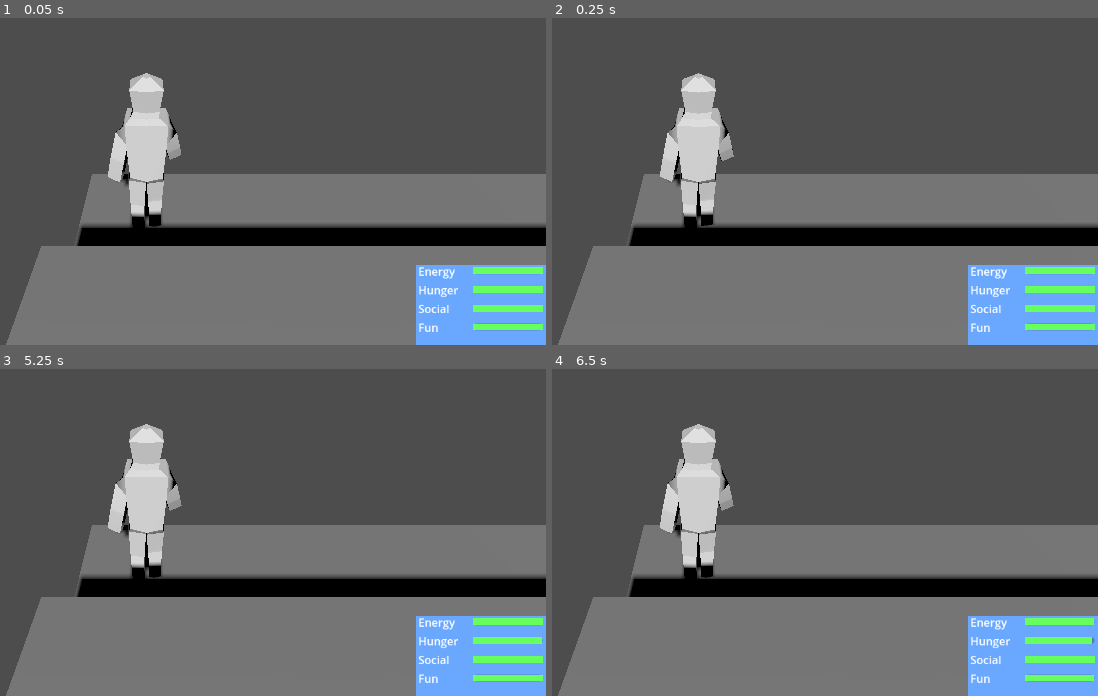
Above: before the commit, frames 1-4 (two rows, left to right).
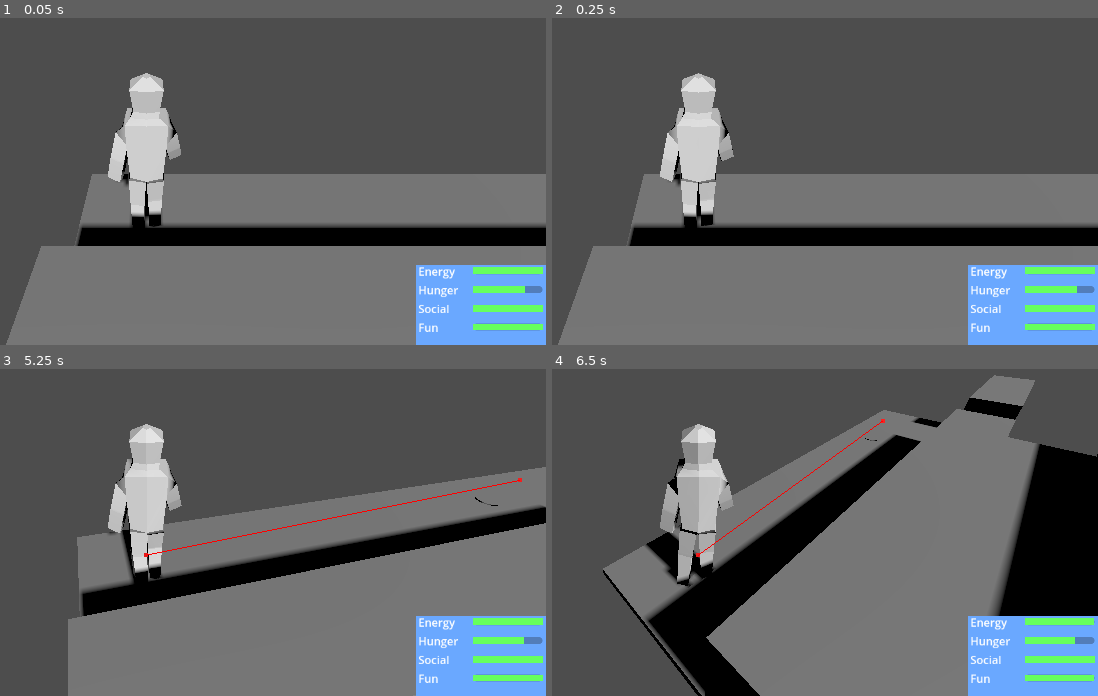
Above: after the commit, the same moments.

Repository: MatthewGriffin/Simulants
Game: Godot game, scene res://Levels/Main.tscn
Same seed, same stepped clock (60 frames per second), same inputs: the game is played once before the commit and once after it.
Inputs:
- Up to frame 1 (0.05 s): no input
- Up to frame 2 (0.25 s): no input
- Up to frame 3 (5.25 s): tap Enter at 0.5, 2, 3.5 s; hold E (Turn_Right) 0.53-1.28 s; tap Space at 1.25, 2.75, 4.25 s; hold Q (Turn_Left) 1.28-2.03 s; hold E (Turn_Right) 2.03-3.53 s; hold Q (Turn_Left) from 3.53 s (still down)
- Up to frame 4 (6.5 s): release Q (Turn_Left) at 5.78 s; hold E (Turn_Right) from 5.78 s (still down)

The runs differ from the first frame. In frame 1, less than 0.1% of the frame differs, in the area x 96-100%, y 81-85%; in frame 2, less than 0.1%; in frame 3, 18%; in frame 4, 40%, in the area x 1-100%, y 1-100%.

Commit message:
Implemented Interactables
Implemented Interactables and logic for ai to go to and use them when required

Diff:
--- a/GUI/Simulants/SimulantNeeds_GUI.tscn
+++ b/GUI/Simulants/SimulantNeeds_GUI.tscn
@@ -15,6 +15,7 @@
 offset_bottom = -118.64
 
 [node name="MainCont" type="VBoxContainer" parent="."]
+layout_mode = 0
 offset_left = -194.0
 offset_top = -118.0
 offset_right = 6.0
--- a/Levels/Main.tscn
+++ b/Levels/Main.tscn
@@ -1,12 +1,13 @@
-[gd_scene load_steps=13 format=3 uid="uid://c5bsikf213cly"]
+[gd_scene load_steps=14 format=3 uid="uid://c5bsikf213cly"]
 
 [ext_resource type="PackedScene" uid="uid://ci07pg4q220of" path="res://Scenes/Simulant/Simulant.tscn" id="1_7n2j6"]
 [ext_resource type="Script" path="res://Scripts/Controllers/GameController.gd" id="1_m82yc"]
-[ext_resource type="PackedScene" uid="uid://clyrnyi8bfnnm" path="res://Scenes/Interactables/Fridge/FridgeFreezer.tscn" id="2_0p6g6"]
+[ext_resource type="PackedScene" uid="uid://clyrnyi8bfnnm" path="res://Scenes/Interactables/FridgeFreezers/FridgeFreezer.tscn" id="2_0p6g6"]
+[ext_resource type="PackedScene" uid="uid://ykebs5540sc0" path="res://Scenes/Interactables/Food/PlateOfFood.tscn" id="4_mv8n6"]
 
 [sub_resource type="NavigationMesh" id="NavigationMesh_sg8ex"]
-vertices = PackedVector3Array(3.85, 0.45, 3.25, 4.6, 0.45, 3, 4.6, 0.45, 2.25, 3.35, 0.45, 2.5, 3.85, 0.45, -2.25, 4.6, 0.45, -2.5, 4.6, 0.45, -3.5, -4.65, 0.45, -3.5, -4.65, 0.45, -2.5, 3.6, 0.45, -2.25, 3.35, 0.45, -0.25, -4.65, 0.45, -0.25, -3.65, 0.45, 0.25, -3.4, 0.45, 0.25, 4.6, 0.45, 0, 3.35, 0.45, 4.75, -4.65, 0.45, 4.75, -4.65, 0.45, 5.5, 4.6, 0.45, 5.5, 3.85, 0.45, 5, -3.65, 0.45, 2, -3.15, 0.45, 2.25, -3.4, 0.45, 0.25, -3.65, 0.45, 0.25, -3.65, 0.45, 2, -4.65, 0.45, 2.5, -3.15, 0.45, 2.25, 3.35, 0.45, 4.75, 3.85, 0.45, 5, 3.85, 0.45, 3.25, 3.35, 0.45, 2.5, 3.35, 0.45, -0.25, 4.6, 0.45, 0, 3.85, 0.45, -0.5, 3.6, 0.45, -2.25, 3.35, 0.45, -0.25, 3.85, 0.45, -0.5, 3.85, 0.45, -2.25, 3.35, 0.45, 2.5, 4.6, 0.45, 2.25, -3.15, 0.45, 2.25, -4.65, 0.45, 2.5)
-polygons = [PackedInt32Array(1, 0, 2), PackedInt32Array(2, 0, 3), PackedInt32Array(4, 9, 5), PackedInt32Array(5, 9, 6), PackedInt32Array(6, 9, 8), PackedInt32Array(6, 8, 7), PackedInt32Array(12, 11, 13), PackedInt32Array(13, 11, 10), PackedInt32Array(13, 10, 14), PackedInt32Array(19, 18, 15), PackedInt32Array(15, 18, 16), PackedInt32Array(16, 18, 17), PackedInt32Array(23, 22, 20), PackedInt32Array(20, 22, 21), PackedInt32Array(26, 25, 24), PackedInt32Array(28, 27, 29), PackedInt32Array(29, 27, 30), PackedInt32Array(32, 31, 33), PackedInt32Array(37, 36, 34), PackedInt32Array(34, 36, 35), PackedInt32Array(39, 38, 40), PackedInt32Array(40, 38, 41)]
+vertices = PackedVector3Array(3.85, 0.45, 3.25, 4.6, 0.45, 3, 4.6, 0.45, 2.25, 3.6, 0.45, 2.75, 3.85, 0.45, -2.25, 4.6, 0.45, -2.5, 4.6, 0.45, -3.5, -4.65, 0.45, -3.5, -4.65, 0.45, -2.5, 3.6, 0.45, -2.25, 3.35, 0.45, 4.75, -3.15, 0.45, 4.75, -3.15, 0.45, 5.5, 4.6, 0.45, 5.5, 3.85, 0.45, 5, 3.85, 0.45, -0.5, 3.85, 0.45, -2.25, 3.6, 0.45, -2.25, 3.35, 0.45, -0.25, 3.35, 0.45, -0.25, 4.6, 0.45, 0, 3.85, 0.45, -0.5, 3.35, 0.45, 4.75, 3.85, 0.45, 5, 3.85, 0.45, 3.25, 3.6, 0.45, 2.75, -3.4, 0.45, 0.25, 4.6, 0.45, 0, 3.35, 0.45, -0.25, -4.65, 0.45, -0.25, -3.65, 0.45, 0.25, -3.65, 0.45, 2, -4.65, 0.45, 2.5, -3.15, 0.45, 2.25, 3.6, 0.45, 2.75, 4.6, 0.45, 2.25, -3.15, 0.45, 2.25, -4.65, 0.45, 2.5, -3.65, 0.45, 2, -3.15, 0.45, 2.25, -3.4, 0.45, 0.25, -3.65, 0.45, 0.25)
+polygons = [PackedInt32Array(0, 3, 1), PackedInt32Array(1, 3, 2), PackedInt32Array(4, 9, 5), PackedInt32Array(5, 9, 6), PackedInt32Array(6, 9, 8), PackedInt32Array(6, 8, 7), PackedInt32Array(14, 13, 10), PackedInt32Array(10, 13, 11), PackedInt32Array(11, 13, 12), PackedInt32Array(16, 15, 17), PackedInt32Array(17, 15, 18), PackedInt32Array(20, 19, 21), PackedInt32Array(23, 22, 24), PackedInt32Array(24, 22, 25), PackedInt32Array(30, 29, 26), PackedInt32Array(26, 29, 28), PackedInt32Array(26, 28, 27), PackedInt32Array(33, 32, 31), PackedInt32Array(35, 34, 36), PackedInt32Array(36, 34, 37), PackedInt32Array(41, 40, 38), PackedInt32Array(38, 40, 39)]
 geometry_parsed_geometry_type = 1
 
 [sub_resource type="BoxMesh" id="BoxMesh_1l2sh"]
@@ -130,7 +131,10 @@
 [node name="Interactables" type="Node3D" parent="Geometry/NavigationRegion3D"]
 
 [node name="Interactable" parent="Geometry/NavigationRegion3D/Interactables" instance=ExtResource("2_0p6g6")]
-transform = Transform3D(1, 0, 0, 0, 1, 0, 0, 0, 1, -4.2, 0, 5.1)
+transform = Transform3D(-4.37114e-08, 0, 1, 0, 1, 0, -1, 0, -4.37114e-08, -4.2, 0, 5.1)
+
+[node name="PlateOfFood" parent="Geometry/NavigationRegion3D/Interactables" instance=ExtResource("4_mv8n6")]
+transform = Transform3D(1, 0, 0, 0, 1, 0, 0, 0, 1, 2.1, 0.1, -3.3)
 
 [node name="Simulants" type="Node3D" parent="."]
 
--- a/Models/Simulants/dummy_scene.tscn
+++ b/Models/Simulants/dummy_scene.tscn
@@ -87,15 +87,15 @@
 [node name="dummy" instance=ExtResource("1_507xh")]
 
 [node name="Skeleton3D" parent="Armature" index="0"]
-bones/1/position = Vector3(3.05483e-05, 0.89165, -2.292e-08)
-bones/2/rotation = Quaternion(-0.118331, 0.0360549, -0.986861, 0.10394)
-bones/3/rotation = Quaternion(-0.0646071, -0.000826656, -0.00529204, 0.997896)
-bones/6/rotation = Quaternion(-0.181368, 0.0336428, 0.976724, 0.109469)
-bones/7/rotation = Quaternion(-0.0658669, 0.000302103, 0.0044171, 0.997819)
-bones/8/rotation = Quaternion(-0.00937684, -0.000518242, 0.99993, 0.00723891)
-bones/9/rotation = Quaternion(0.289768, 0.0232786, -0.0339431, 0.956212)
-bones/10/rotation = Quaternion(0.00865561, -0.0457178, 0.998849, -0.0116387)
-bones/11/rotation = Quaternion(0.0546168, -0.00100409, 0.0138102, 0.998411)
+bones/1/position = Vector3(3.05484e-05, 0.889953, -2.29299e-08)
+bones/2/rotation = Quaternion(-0.116689, -0.074493, -0.984496, 0.107712)
+bones/3/rotation = Quaternion(-0.064157, -0.000925174, -0.00545455, 0.997925)
+bones/6/rotation = Quaternion(-0.173912, -0.02543, 0.976603, 0.123914)
+bones/7/rotation = Quaternion(-0.0656114, 0.000363951, 0.00450853, 0.997835)
+bones/8/rotation = Quaternion(-0.00229615, -0.0776234, 0.996979, -0.00166509)
+bones/9/rotation = Quaternion(0.166193, 0.0105499, -0.0199061, 0.985836)
+bones/10/rotation = Quaternion(0.00126645, 0.0480554, 0.998844, 0.000665547)
+bones/11/rotation = Quaternion(0.0744068, -4.6685e-05, 0.011069, 0.997167)
 
 [node name="AnimationPlayer" parent="." index="1"]
 libraries = {
--- a/Scenes/Interactables/Base_Interactable.tscn
+++ b/Scenes/Interactables/Base_Interactable.tscn
@@ -9,3 +9,5 @@
 [node name="CollisionShape3D" type="CollisionShape3D" parent="InteractableMesh/StaticBody3D"]
 
 [node name="InteractionPoints" type="Node3D" parent="."]
+
+[node name="Point1" type="Node3D" parent="InteractionPoints"]
--- /dev/null
+++ b/Scenes/Interactables/Food/PlateOfFood.gd
@@ -0,0 +1,14 @@
+extends Base_Interactable
+
+class_name Interactable_PlateOfFood
+
+func Setup(simulant:Simulant):
+	super(simulant)
+	Activities = [
+		Activity.new().Setup("Eat plate of food", SimulantSettings.TYPE_HUNGER, [
+			simulant.SetTarget.bind(Node_InteractPoints[randi() % Node_InteractPoints.size()])
+			,simulant.AtTarget
+			,simulant._SimulantNeeds.UpdateNeed.bind(SimulantSettings.TYPE_HUNGER, FoodDict.FOOD_SNACK)
+			,queue_free
+		], FoodDict.FOOD_SNACK)
+	]
--- /dev/null
+++ b/Scenes/Interactables/Food/PlateOfFood.tscn
@@ -0,0 +1,34 @@
+[gd_scene load_steps=5 format=3 uid="uid://ykebs5540sc0"]
+
+[ext_resource type="PackedScene" uid="uid://b3octd2d2xbar" path="res://Scenes/Interactables/Base_Interactable.tscn" id="1_0o7eq"]
+[ext_resource type="Script" path="res://Scenes/Interactables/Food/PlateOfFood.gd" id="2_n7q27"]
+
+[sub_resource type="CylinderMesh" id="CylinderMesh_utr0q"]
+
+[sub_resource type="CylinderShape3D" id="CylinderShape3D_ms2lx"]
+
+[node name="PlateOfFood" instance=ExtResource("1_0o7eq")]
+script = ExtResource("2_n7q27")
+
+[node name="InteractableMesh" parent="." index="0"]
+transform = Transform3D(0.3, 0, 0, 0, 0.01, 0, 0, 0, 0.3, 0, 0, 0)
+mesh = SubResource("CylinderMesh_utr0q")
+
+[node name="StaticBody3D" parent="InteractableMesh" index="0"]
+collision_layer = 0
+collision_mask = 0
+
+[node name="CollisionShape3D" parent="InteractableMesh/StaticBody3D" index="0"]
+shape = SubResource("CylinderShape3D_ms2lx")
+
+[node name="Point1" parent="InteractionPoints" index="0"]
+transform = Transform3D(1, 0, 0, 0, 1, 0, 0, 0, 1, 0, 0, 0.5)
+
+[node name="Point2" type="Node3D" parent="InteractionPoints" index="1"]
+transform = Transform3D(1, 0, 0, 0, 1, 0, 0, 0, 1, -0.5, 0, 0)
+
+[node name="Point3" type="Node3D" parent="InteractionPoints" index="2"]
+transform = Transform3D(1, 0, 0, 0, 1, 0, 0, 0, 1, 0, 0, -0.5)
+
+[node name="Point4" type="Node3D" parent="InteractionPoints" index="3"]
+transform = Transform3D(1, 0, 0, 0, 1, 0, 0, 0, 1, 0.5, 0, 0)
--- a/Scenes/Interactables/Fridge/FridgeFreezer.tscn
+++ b/Scenes/Interactables/FridgeFreezers/FridgeFreezer.tscn
@@ -17,5 +17,5 @@
 [node name="CollisionShape3D" parent="InteractableMesh/StaticBody3D" index="0"]
 shape = SubResource("BoxShape3D_2e16i")
 
-[node name="InteractionPoints" parent="." index="1"]
+[node name="Point1" parent="InteractionPoints" index="0"]
 transform = Transform3D(1, 0, 0, 0, 1, 0, 0, 0, 1, 0, 0, 1)
--- a/Scripts/Controllers/GameController.gd
+++ b/Scripts/Controllers/GameController.gd
@@ -7,7 +7,22 @@
 
 # Called when the node enters the scene tree for the first time.
 func _ready():
-	CurrentSimulant.Setup()
+	CurrentSimulant.Setup(self)
 	var GUI = GUI_Scene.instantiate()
 	add_child(GUI)
 	GUI.Setup(self)
+	SetupInteractables()
+
+func SetupInteractables():
+	var interactables = GetInteractables()
+	for interactable in interactables:
+		interactable.Setup(CurrentSimulant)
+
+func GetInteractables()->Array[Base_Interactable]:
+	var interactables: Array[Base_Interactable] = []
+	var _varients = Node_Interactables.get_children()
+	#Only return child elements are inherited from Base_Interactable
+	for interactable in _varients:
+		if interactable is Base_Interactable:
+			interactables.append(interactable)
+	return interactables
--- a/Scripts/Interactables/Activity.gd
+++ b/Scripts/Interactables/Activity.gd
@@ -7,8 +7,8 @@
 var Tasks:Array = []
 var Value:float = 0
 
-func Setup(name:String, need:String, tasks:Array, value:float) -> Activity:
-	Name= name
+func Setup(activityName:String, need:String, tasks:Array, value:float) -> Activity:
+	Name= activityName
 	Need = need
 	Tasks = tasks
 	Value = value
--- a/Scripts/Interactables/Base_Interactable.gd
+++ b/Scripts/Interactables/Base_Interactable.gd
@@ -2,5 +2,9 @@
 
 class_name Base_Interactable
 
-var Activities: Array = []
-@onready var Node_InteractPoints:Node3D = $InteractionPoints
+var Activities: Array[Activity] = []
+@onready var Node_InteractPoints:Array[Node] = []
+
+func Setup(_simulant:Simulant):
+	Node_InteractPoints = $InteractionPoints.get_children()
+	return
--- /dev/null
+++ b/Scripts/Interactables/Food/PlateOfFood.gd
@@ -0,0 +1,11 @@
+extends "res://Scripts/Interactables/Base_Interactable.gd"
+
+
+# Called when the node enters the scene tree for the first time.
+func _ready():
+	pass # Replace with function body.
+
+
+# Called every frame. 'delta' is the elapsed time since the previous frame.
+func _process(delta):
+	pass
--- a/Scripts/Interactables/Fridge/Interactable_FridgeFreezer.gd
+++ b/Scripts/Interactables/Fridge/Interactable_FridgeFreezer.gd
@@ -3,11 +3,16 @@
 class_name Interactable_FridgeFreezer
 
 func Setup(simulant:Simulant):
-
+	super(simulant)
 	Activities = [
 		Activity.new().Setup("Get Snack", SimulantSettings.TYPE_HUNGER, [
-			simulant.SetTarget.bind(self)
+			simulant.SetTarget.bind(Node_InteractPoints[0])
 			,simulant.AtTarget
-			,simulant.SimulantNeeds.UpdateNeed.bind(SimulantSettings.TYPE_HUNGER, SimulantSettings.SNACK_VALUE)
-		], SimulantSettings.SNACK_VALUE)
+			,simulant._SimulantNeeds.UpdateNeed.bind(SimulantSettings.TYPE_HUNGER, FoodDict.FOOD_SNACK)
+		], FoodDict.FOOD_SNACK)
+		,Activity.new().Setup("Get Meal", SimulantSettings.TYPE_HUNGER, [
+			simulant.SetTarget.bind(Node_InteractPoints[0])
+			,simulant.AtTarget
+			,simulant._SimulantNeeds.UpdateNeed.bind(SimulantSettings.TYPE_HUNGER, FoodDict.FOOD_MEAL)
+		], FoodDict.FOOD_MEAL)
 	]
--- /dev/null
+++ b/Scripts/Simulants/FoodDict.gd
@@ -0,0 +1,6 @@
+extends Node
+
+class_name FoodDict
+
+const FOOD_SNACK = 25
+const FOOD_MEAL = 75
--- a/Scripts/Simulants/SimualntNeeds.gd
+++ b/Scripts/Simulants/SimualntNeeds.gd
@@ -18,11 +18,22 @@
 
 func CreateNeedTimer(NeedToUpdate:String, amountToChangePerSecond:float):
 	var timer = Timer.new()
-	timer.timeout.connect(UpdateNeed.bind(NeedToUpdate, amountToChangePerSecond * 5))
+	timer.timeout.connect(UpdateNeed.bind(NeedToUpdate, amountToChangePerSecond * SimulantSettings.NEED_UPDATE_RATE))
 	add_child(timer)
-	timer.start(5)
+	timer.start(SimulantSettings.NEED_UPDATE_RATE)
 
 func UpdateNeed(NeedToUpdate:String, amountToChangeBy:float):
 	var need = clampf(get(NeedToUpdate) + amountToChangeBy, SimulantSettings.MIN_NEED, SimulantSettings.MAX_NEED)
 	set(NeedToUpdate, need)
 	NeedUpdated.emit(NeedToUpdate, need)
+
+func GetLowestNeed():
+	var lowestVal = [Hunger, Energy, Fun, Social].min()
+	if lowestVal == Hunger :
+		return SimulantSettings.TYPE_HUNGER
+	elif lowestVal == Energy:
+		return SimulantSettings.TYPE_ENERGY
+	elif lowestVal == Fun:
+		return SimulantSettings.TYPE_FUN
+	elif lowestVal == Social:
+		return SimulantSettings.TYPE_SOCIAL
--- a/Scripts/Simulants/Simulant.gd
+++ b/Scripts/Simulants/Simulant.gd
@@ -12,17 +12,22 @@
 # Get the gravity from the project settings to be synced with RigidBody nodes.
 var GRAVITY = ProjectSettings.get_setting("physics/3d/default_gravity")
 var _SimulantNeeds:SimulantNeeds
+var _SimulantTaskManager:SimulantTaskManager
 var Target
 
-func Setup():
+func Setup(gameController:GameController):
 	_SimulantNeeds = SimulantNeeds.new()
-	#SimulantNeeds has to be added to scene tree so that it can create timers
+	_SimulantTaskManager = SimulantTaskManager.new()
+	#These have to be added to scene tree so that it can create timers
 	add_child(_SimulantNeeds)
+	add_child(_SimulantTaskManager)
 	_SimulantNeeds.Setup()
+	_SimulantTaskManager.Setup(self, gameController)
 
 func SetTarget(target):
 	NavAgent.target_position = target.global_position
 	Target = target
+	print(Target.global_position)
 
 func _process(delta):
 	# Add the gravity.
@@ -33,7 +38,6 @@
 		var nextPoint = NavAgent.get_next_path_position()
 		var dir = global_transform.looking_at(nextPoint).basis
 		var angle = rad_to_deg(Quaternion(dir).angle_to(get_quaternion()))
-		var currentAnim = StateMachine.get_current_node()
 
 		#if point is infront then walk
 		if angle <= 45 || angle >= 315:
--- a/Scripts/Simulants/SimulantSettings.gd
+++ b/Scripts/Simulants/SimulantSettings.gd
@@ -6,7 +6,7 @@
 const MAX_NEED = 100
 
 const DEFAULT_ENERGY = 100
-const DEFAULT_HUNGER = 100
+const DEFAULT_HUNGER = 75
 const DEFAULT_SOCIAL = 100
 const DEFAULT_FUN = 100
 
@@ -15,6 +15,7 @@
 const TYPE_SOCIAL = "Social"
 const TYPE_FUN = "Fun"
 
-const SNACK_VALUE = 25
+const NEED_UPDATE_RATE = 5
+const BASE_DECAY_RATE = -.2
 
-const BASE_DECAY_RATE = -.2
+const NEED_CRITICAL = 0
--- /dev/null
+++ b/Scripts/Simulants/SimulantTaskManager.gd
@@ -0,0 +1,62 @@
+extends Node
+
+class_name SimulantTaskManager
+
+signal TasksUpdated
+
+var _Simulant:Simulant
+var _GameController:GameController
+var Tasks:Array[Dictionary]
+var TaskTimer:Timer = Timer.new()
+
+func Setup(simulant:Simulant, gameManager):
+	TasksUpdated.connect(PerformTasks)
+	_Simulant = simulant
+	_Simulant._SimulantNeeds.NeedUpdated.connect(CheckForCriticalNeeds)
+	_GameController = gameManager
+
+func CheckForCriticalNeeds(need:String, value:float):
+	#if need is critical
+	if (Tasks.is_empty() || !Tasks[0].keys()[0]) && (need == SimulantSettings.TYPE_HUNGER && value <= SimulantSettings.NEED_CRITICAL) || (need == SimulantSettings.TYPE_ENERGY && value <= SimulantSettings.NEED_CRITICAL) || (need == SimulantSettings.TYPE_SOCIAL && value <= SimulantSettings.NEED_CRITICAL) || (need == SimulantSettings.TYPE_FUN && value <= SimulantSettings.NEED_CRITICAL):
+		#add critical task to start of list
+		var bestAction = GetBestActionForNeed(need, value)
+		if bestAction != null:
+			Tasks.insert(0, { true: bestAction })
+			TasksUpdated.emit(Tasks)
+	#if nothing to do
+	elif Tasks.is_empty():
+		#get lowest need and add non critical task list
+		var lowestNeed = _Simulant._SimulantNeeds.GetLowestNeed()
+		var bestAction = GetBestActionForNeed(lowestNeed, _Simulant._SimulantNeeds.get(need))
+		if bestAction.Value != 0:
+			Tasks.append({ false: bestAction })
+			TasksUpdated.emit(Tasks)
+
+func GetBestActionForNeed(need:String, value:float)->Activity:
+	var bestActivity:Activity = Activity.new().Setup("","",[],-999)
+	var bestInteractable:Base_Interactable
+	var needFufillAmount = SimulantSettings.MAX_NEED - value
+	var interactables = _GameController.GetInteractables()
+	for interactable in interactables:
+		for activity in interactable.Activities:
+			#if activity value is closer to amount needed e.g A snack is better than a main meal if not that hungry
+			if activity.Need == need && abs(needFufillAmount - activity.Value) < abs(needFufillAmount - bestActivity.Value):
+				bestActivity = activity
+				bestInteractable = interactable
+			#if more than one activity provides the same value then get closest
+			elif activity.Need == need && abs(needFufillAmount - activity.Value) == abs(needFufillAmount - bestActivity.Value):
+				var oldDistance = abs(_Simulant.position.distance_to(bestInteractable.position))
+				var newDistance = abs(_Simulant.position.distance_to(interactable.position))
+				if newDistance < oldDistance:
+					bestActivity = activity
+					bestInteractable = interactable
+	return bestActivity
+
+func PerformTasks(tasks:Array):
+	print("Tasks: " + str(Tasks))
+	for task in tasks:
+		for activityTask in task.values()[0].Tasks:
+			if activityTask is Signal:
+				await activityTask
+			else:
+				await activityTask.call()
